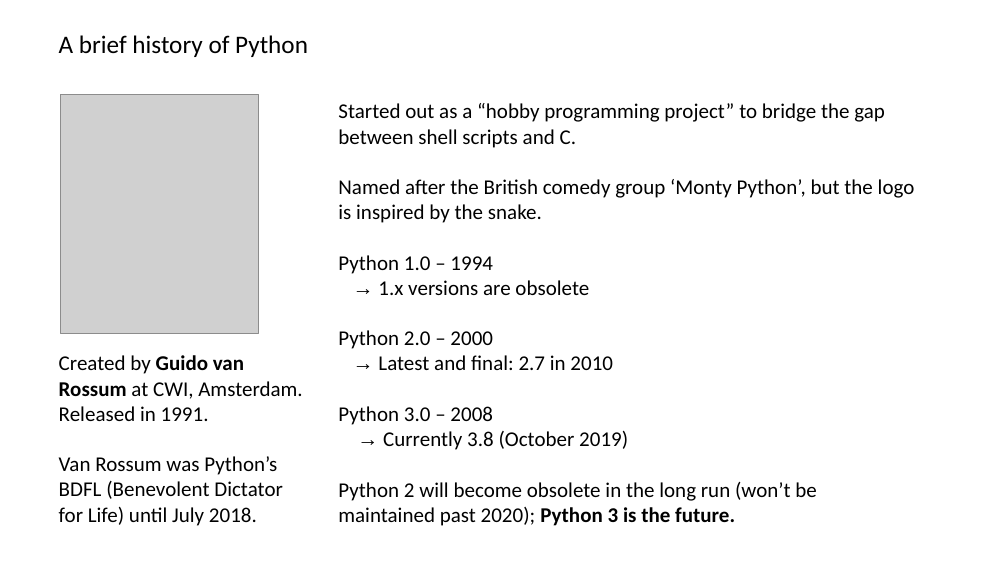
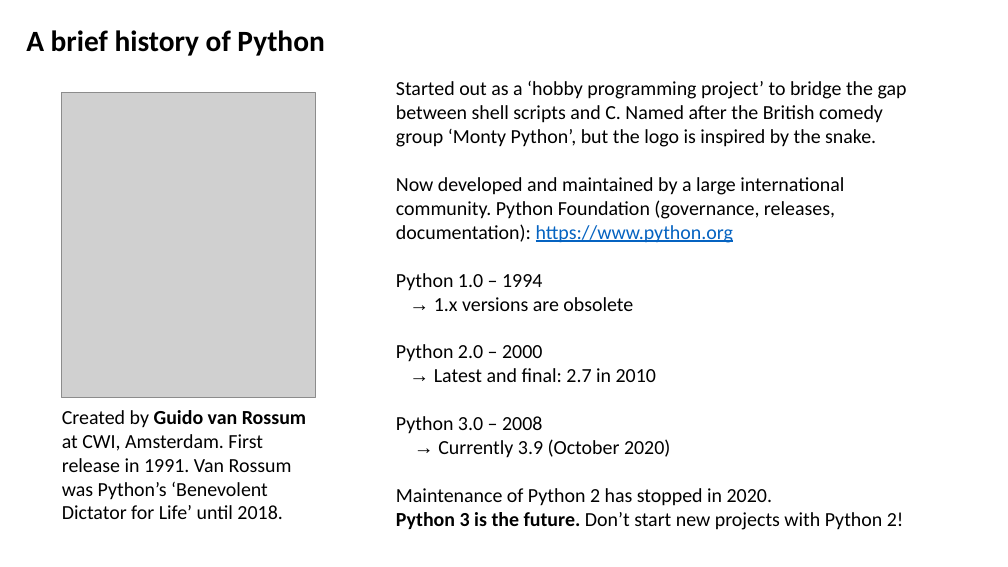
Before and after one commit to btitze/python-course, a slide deck: slide 3 of for_beginners/Python for Beginners.pptx. Drawn at 1008x567 pixels with LibreOffice and Linux fonts; fonts in the diff are those of the drawing; grey boxes stand for pictures. Boxes give left, top, right and bottom in pixels: in the first picture for what was removed or moved away, otherwise in the second. Text is boxed around its words. In the diff, an @@ line names an element or a change of style, - is before the commit and + after.

```diff
--- a/for_beginners/Python for Beginners.pptx
+++ b/for_beginners/Python for Beginners.pptx
@@ text "A brief history of Python": place and size @@
-text "A brief history of Python" at [59, 35, 308, 57]
+text "A brief history of Python" at [26, 30, 324, 56]
@@ text "A brief history of Python" at [26, 30, 324, 56]: size 24 to 28 pt, bold on @@
@@ text "Started out as a ‘hobby ...": place and size @@
-text "Started out as a ‘hobby ..." at [338, 103, 915, 526]
+text "Started out as a ‘hobby ..." at [396, 81, 907, 530]
@@ text at [396, 81, 907, 243]: text changed; size 20 to 19 pt @@
-Started out as a “hobby programming project” to bridge the gap between shell scripts and C.
-Named after the British comedy group ‘Monty Python’, but the logo is inspired by the snake.
+Started out as a ‘hobby programming project’ to bridge the gap between shell scripts and C. Named after the British comedy group ‘Monty Python’, but the logo is inspired by the snake.
+Now developed and maintained by a large international community. Python Foundation (governance, releases, documentation): https://www.python.org
@@ picture: place and size @@
-picture at [60, 95, 259, 333]
+picture at [62, 92, 315, 397]
@@ text at [396, 273, 656, 434]: size 20 to 19 pt in "Python 1.0 – 1994", "→ 1.x versions are obsolete", "Python 2.0 – 2000", "→ Latest and final: 2.7 in 2010" and 1 more places @@
@@ text at [62, 410, 306, 519]: text changed; size 20 to 19 pt @@
-Created by Guido van Rossum at CWI, Amsterdam.
-Released in 1991.
-Van Rossum was Python’s BDFL (Benevolent Dictator for Life) until July 2018.
+Created by Guido van Rossum
+at CWI, Amsterdam. First
+release in 1991. Van Rossum
+was Python’s ‘Benevolent
+Dictator for Life’ until 2018.
@@ text at [396, 439, 904, 530]: text changed; size 20 to 19 pt @@
-→ Currently 3.8 (October 2019)
-Python 2 will become obsolete in the long run (won’t be maintained past 2020); Python 3 is the future.
+→ Currently 3.9 (October 2020)
+Maintenance of Python 2 has stopped in 2020.
+Python 3 is the future. Don’t start new projects with Python 2!
```
Also in this commit, not shown: 6 other slides changed, 1 slide added, 2 other files.
